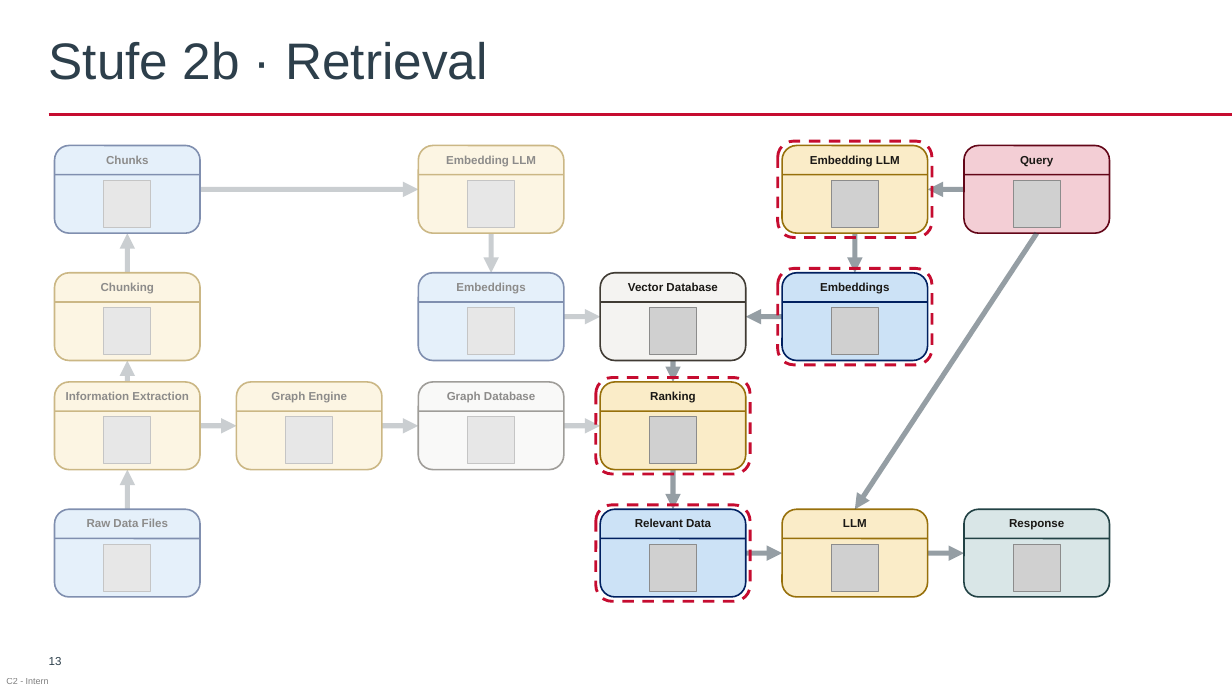
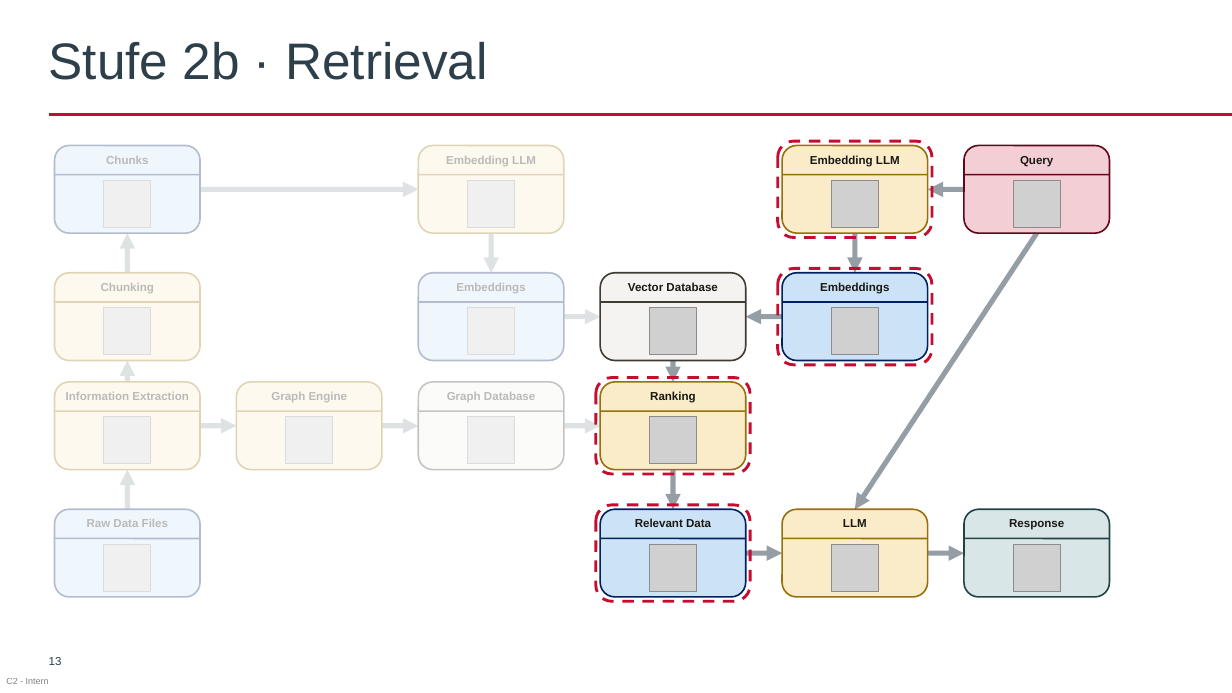
Before and after one commit to AkrosAG/RAG-Workshop, a slide deck: slide 13 of RAG_Workshop.pptx. Drawn at 1232x693 pixels with LibreOffice and Linux fonts; fonts in the diff are those of the drawing; grey boxes stand for pictures; background and template pictures are left out. Boxes give left, top, right and bottom in pixels: in the first picture for what was removed or moved away, otherwise in the second. Text is boxed around its words. In the diff, an @@ line names an element or a change of style, - is before the commit and + after.

```diff
--- a/RAG_Workshop.pptx
+++ b/RAG_Workshop.pptx
@@ rectangle at [49, 140, 605, 603]: fill #FFFFFF at 50% opacity to #FFFFFF at 70% opacity @@
```
Also in this commit, not shown: 9 other slides changed.
